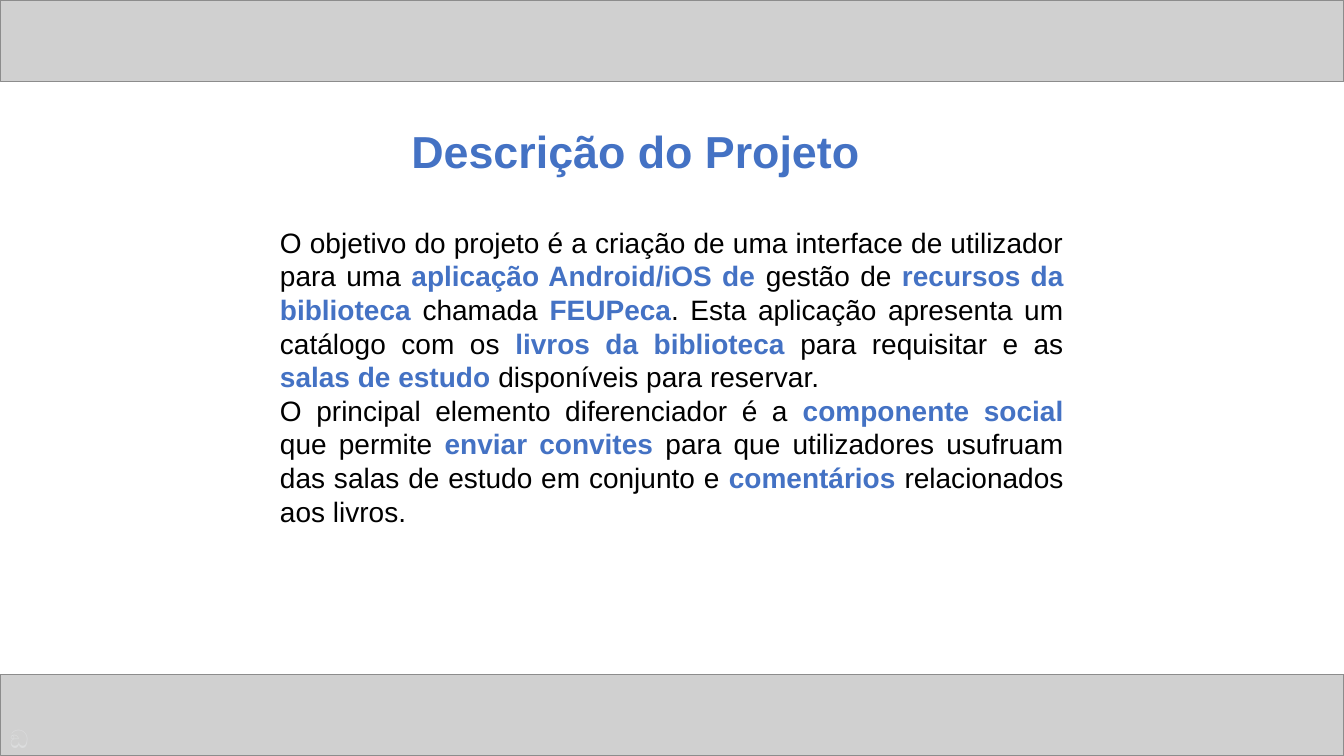
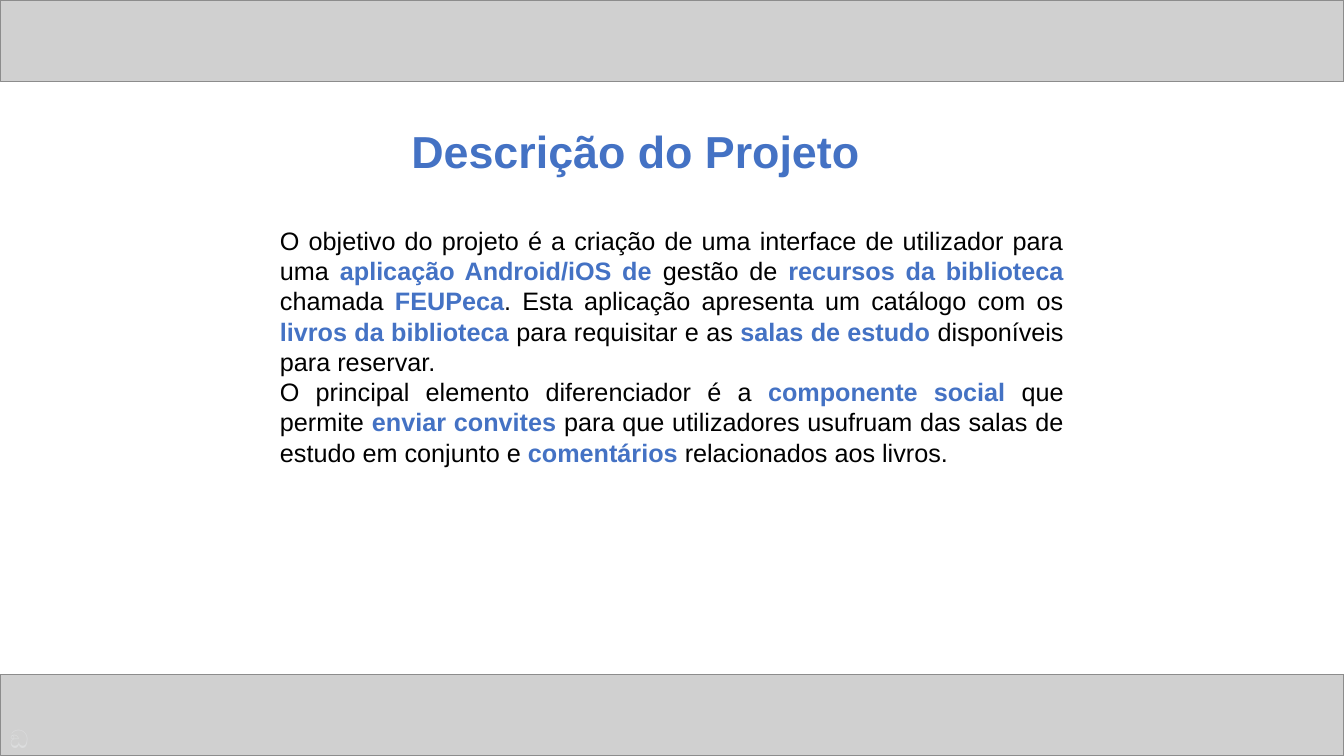
Before and after one commit to ICWeiner/FEUP-IPC, a slide deck: slide 2 of phase1/ipc.pptx. Drawn at 1344x756 pixels with LibreOffice and Linux fonts; fonts in the diff are those of the drawing; grey boxes stand for pictures. Boxes give left, top, right and bottom in pixels: in the first picture for what was removed or moved away, otherwise in the second. Text is boxed around its words. In the diff, an @@ line names an element or a change of style, - is before the commit and + after.

```diff
--- a/phase1/ipc.pptx
+++ b/phase1/ipc.pptx
@@ text "O objetivo do projeto é ..." at bbox=[280, 231, 1064, 467]: size 20 to 18 pt @@
```
Also in this commit, not shown: 5 other slides changed.
